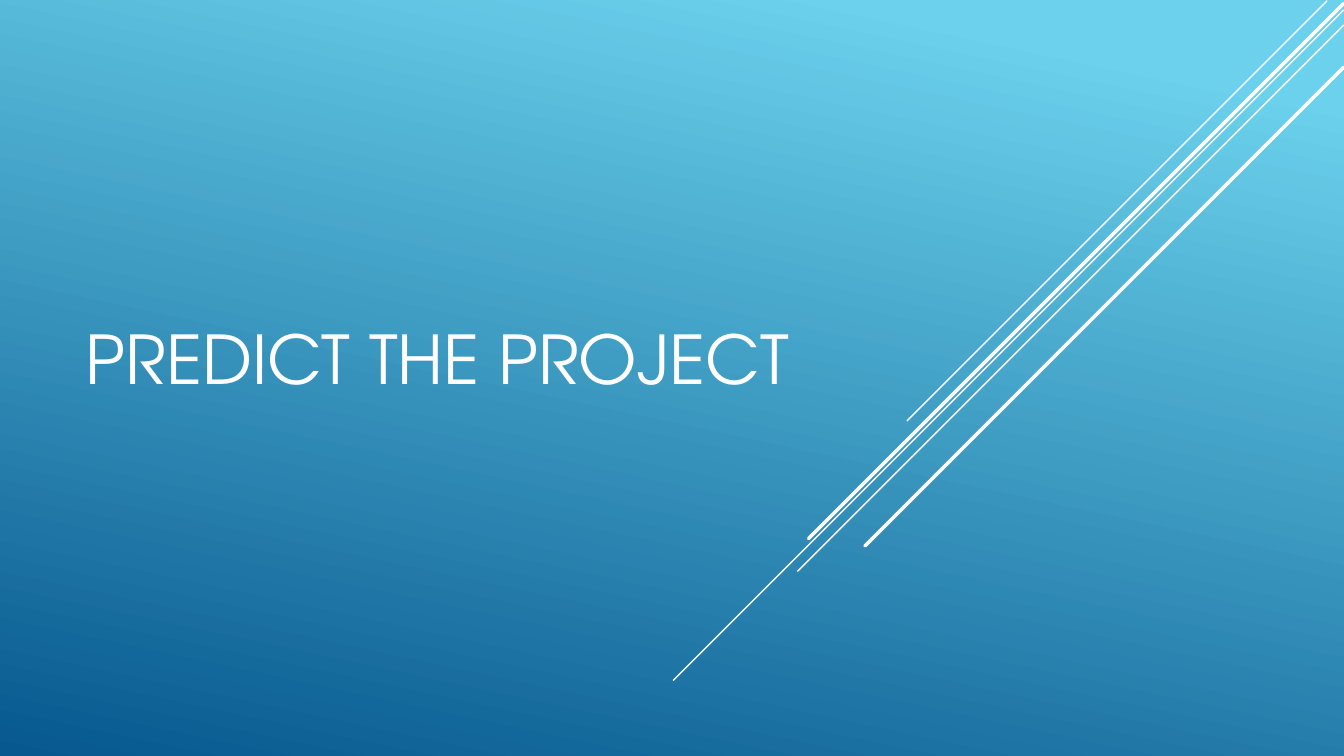
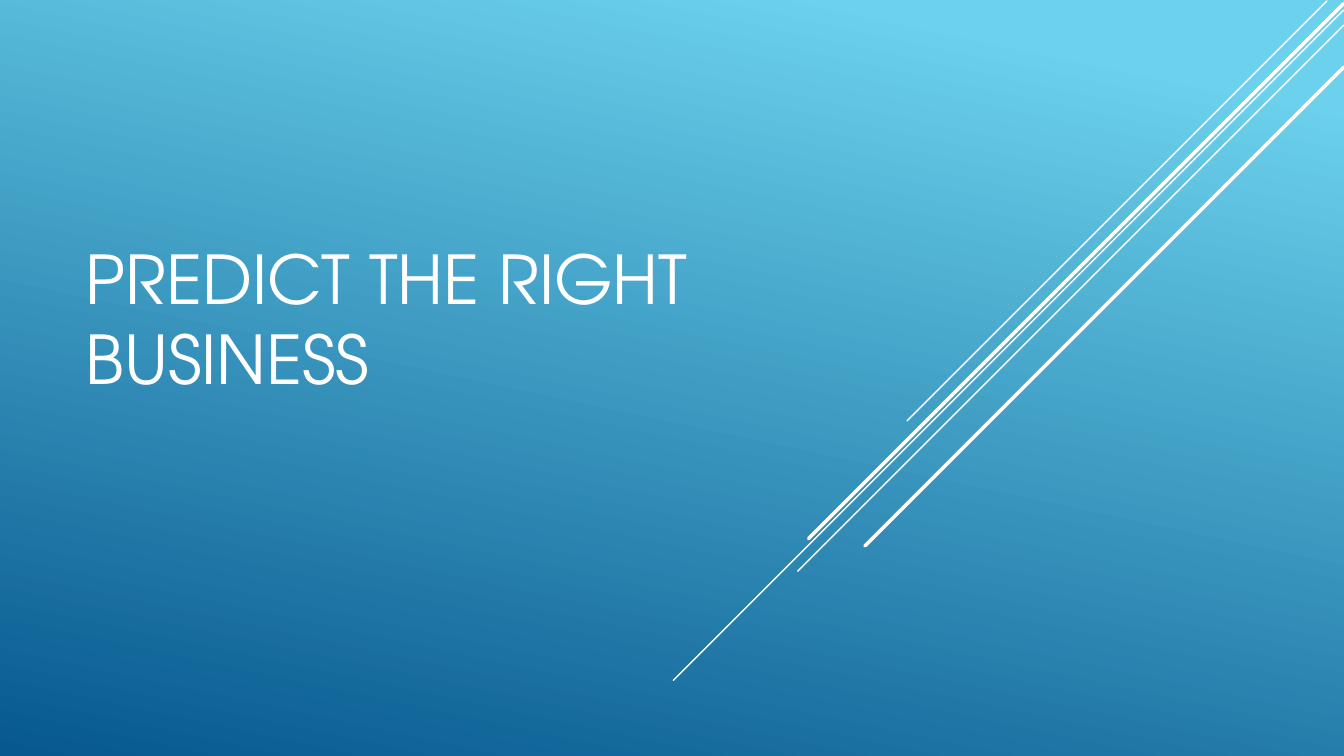
Before and after one commit to kaarthikha/Learn, a slide deck: slide 1 of Predict THE PROJECT.pptx. Drawn at 1344x756 pixels with LibreOffice and Linux fonts; fonts in the diff are those of the drawing. Boxes give left, top, right and bottom in pixels: in the first picture for what was removed or moved away, otherwise in the second. Text is boxed around its words. In the diff, an @@ line names an element or a change of style, - is before the commit and + after.

```diff
--- a/Predict THE PROJECT.pptx
+++ b/Predict THE PROJECT.pptx
@@ title at bbox=[86, 253, 687, 385]: text changed @@
-PREDICT THE PROJECT
+PREDICT THE RIGHT BUSINESS
```
Also in this commit, not shown: 3 other slides changed, 9 slides added, 3 slides removed.
